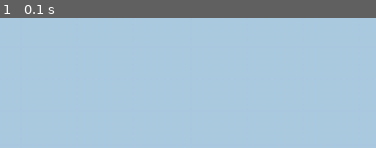
Above: before the commit, frame 1.
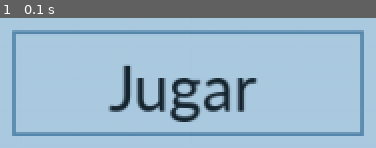
Above: after the commit, the same moment.

Repository: xxmileww/UTN-Pygame
Game: pygame game, started from main.py
The game is run twice, just before and just after one commit, with the same random seed, the same clock (stepped at 60 frames per second) and the same inputs.
Inputs:
- Up to frame 1 (0.1 s): no input

The runs differ from the first frame. In frame 1, 13% of the frame differs, in the area x 3-97%, y 9-91%.

Commit message:
Update main.py

Diff:
--- a/main.py
+++ b/main.py
@@ -8,8 +8,12 @@
 info = pygame.display.Info()
 ancho_pantalla = info.current_w
 alto_pantalla = info.current_h
+ancho_ventana = int(ancho_pantalla * 0.8)
+alto_ventana = int(alto_pantalla * 0.8)
 
-pantalla = pygame.display.set_mode((int(ancho_pantalla * 0.8), int(alto_pantalla * 0.8)))
+fuente = pygame.font.SysFont("Calibri", 40)
+
+pantalla = pygame.display.set_mode((ancho_ventana, alto_ventana))
 
 pygame.display.set_caption("Sudoku")
 
@@ -24,6 +28,8 @@
 pygame.mixer.music.set_volume(0.2)
 pygame.mixer.music.play(-1)
 
+boton_jugar = pygame.Rect(ancho_ventana // 2 - 100, alto_ventana // 2 - 60, 200, 60)
+
 ejecutando = True
 while ejecutando:
     if pantalla_actual == 1:
@@ -31,8 +37,8 @@
             if evento.type == pygame.QUIT:
                 pygame.quit()
                 quit()
-
+        pygame.draw.rect(pantalla, (87, 137, 173), boton_jugar, 2)
+        texto = fuente.render("Jugar", True, (23, 38, 48))
+        pantalla.blit(texto, (boton_jugar.x + 55, boton_jugar.y + 10))
+    pygame.display.flip()
     pantalla.fill(color_fondo)
-
-
-    pygame.display.flip()
